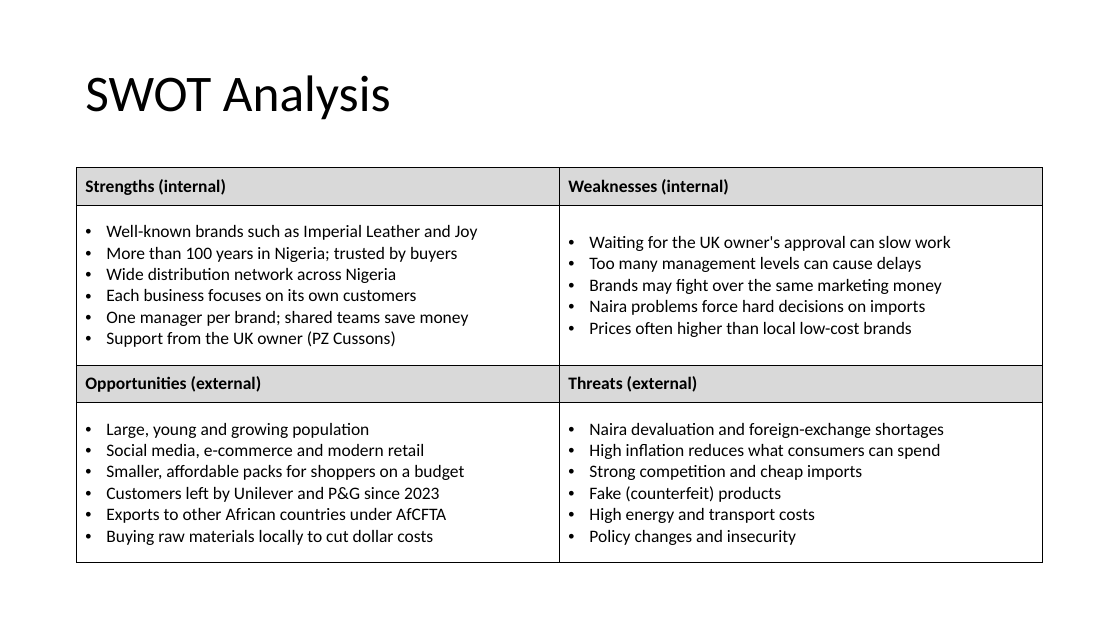
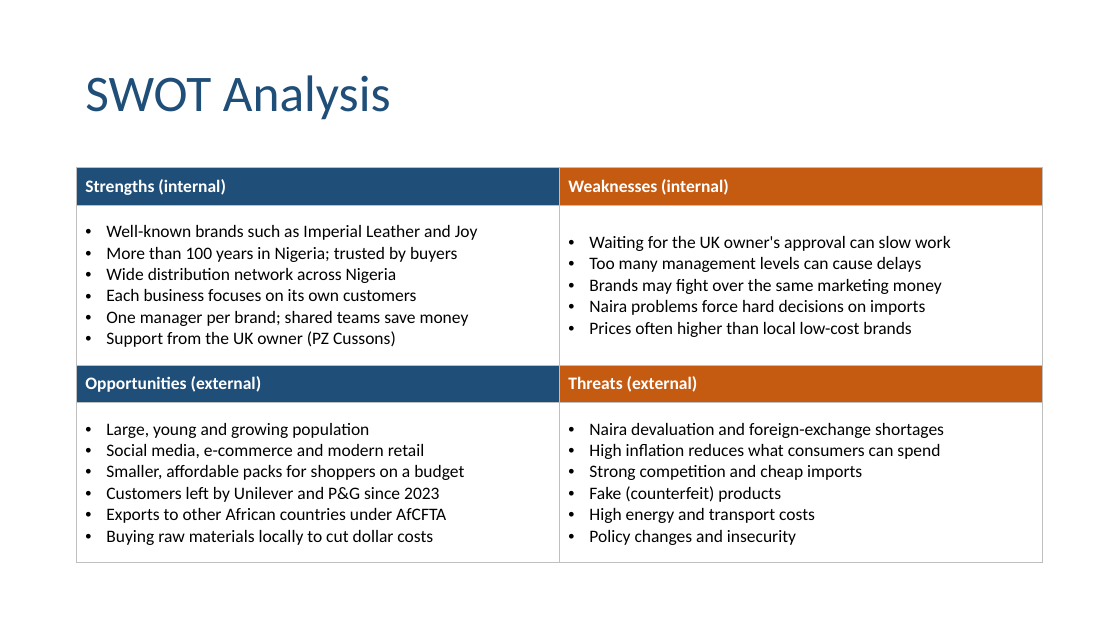
Before and after one commit to BadboyVee/BlackHoleeee, a slide deck: slide 7 of pz-analysis/PZ_Nigeria_Analysis.pptx. Drawn at 1120x630 pixels with LibreOffice and Linux fonts; fonts in the diff are those of the drawing. Boxes give left, top, right and bottom in pixels: in the first picture for what was removed or moved away, otherwise in the second. Text is boxed around its words. In the diff, an @@ line names an element or a change of style, - is before the commit and + after.

```diff
--- a/pz-analysis/PZ_Nigeria_Analysis.pptx
+++ b/pz-analysis/PZ_Nigeria_Analysis.pptx
@@ title "SWOT Analysis" at <box>85,75,391,120</box>: text colour #000000 to #1F4E79 @@
@@ table at <box>77,168,1044,563</box> @@
@@ fill #D9D9D9 to #1F4E79 in 2 cells @@
@@ fill #D9D9D9 to #C55A11 in 2 cells @@
@@ text colour #000000 to #FFFFFF in "Strengths (internal)", "Weaknesses (internal)", "Opportunities (external)", "Threats (external)" @@
@@ borders changed @@
```
Also in this commit, not shown: 14 other slides changed, 3 other files.
